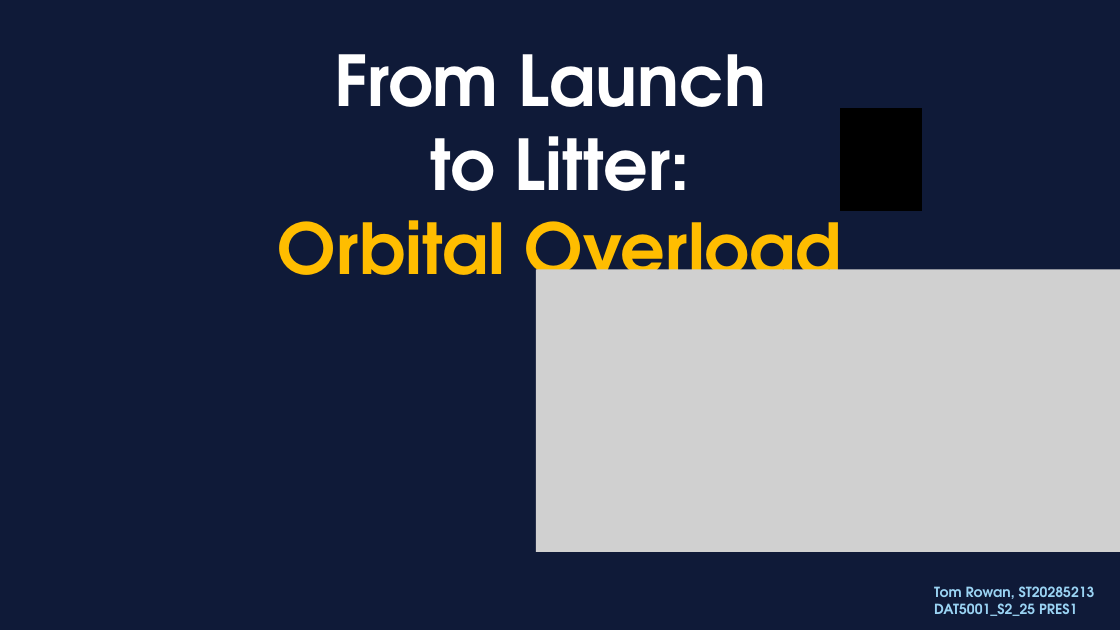
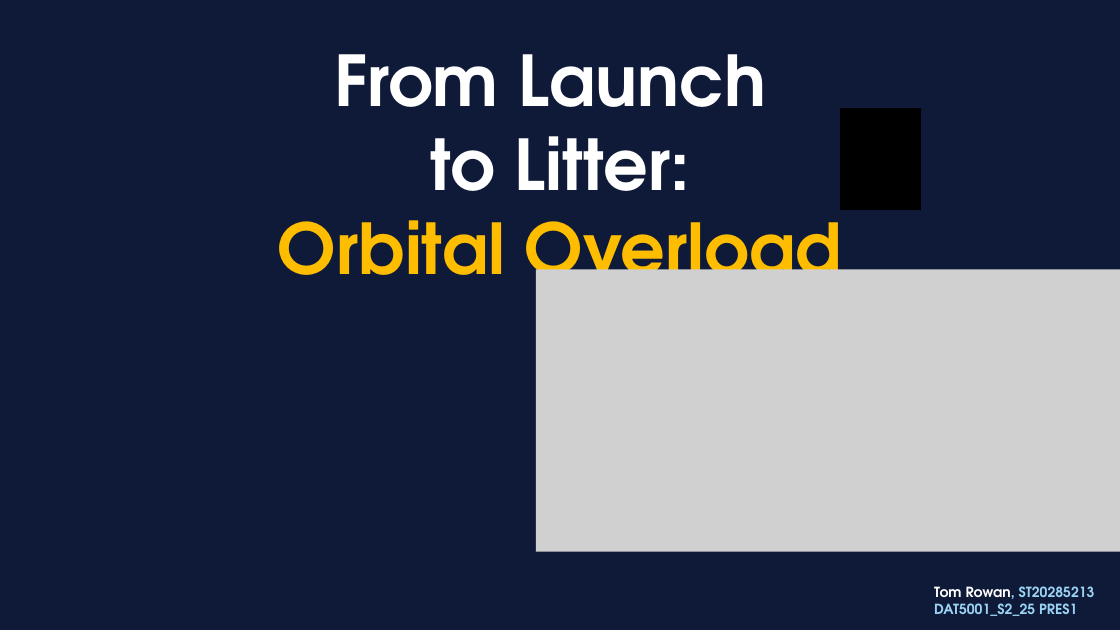
Before and after one commit to daemonchild/cardiffmet-dat5001-visualisation-of-data, a slide deck: slide 1 of assessment/presentation/DAT5001-TomRowan-ST20285213-From_Launch_to_Litter_Orbital_Overload.pptx. Drawn at 1120x630 pixels with LibreOffice and Linux fonts; fonts in the diff are those of the drawing; grey boxes stand for pictures; background and template pictures are left out. Boxes give left, top, right and bottom in pixels: in the first picture for what was removed or moved away, otherwise in the second. Text is boxed around its words. In the diff, an @@ line names an element or a change of style, - is before the commit and + after.

```diff
--- a/assessment/presentation/DAT5001-TomRowan-ST20285213-From_Launch_to_Litter_Orbital_Overload.pptx
+++ b/assessment/presentation/DAT5001-TomRowan-ST20285213-From_Launch_to_Litter_Orbital_Overload.pptx
@@ text at box(934, 586, 1095, 604): text colour #9AD3F3 to #FFFFFF in "Tom Rowan," @@
```
Also in this commit, not shown: 4 other slides changed, 6 slides added, 6 slides removed, 8 other files.
